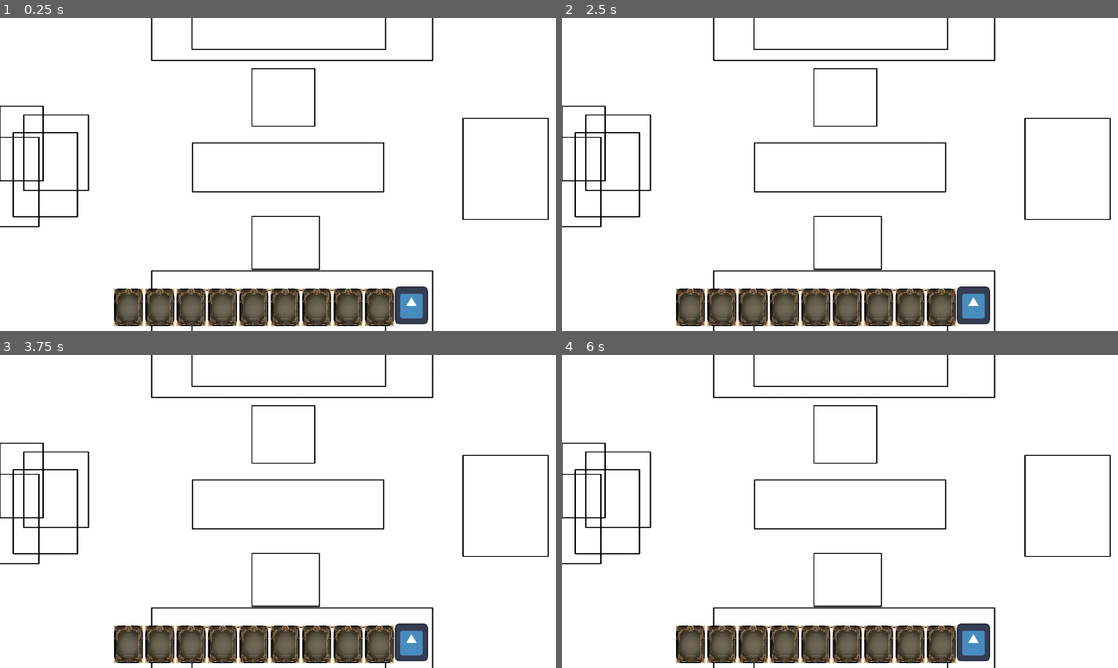
Above: before the commit, frames 1-4 (two rows, left to right).
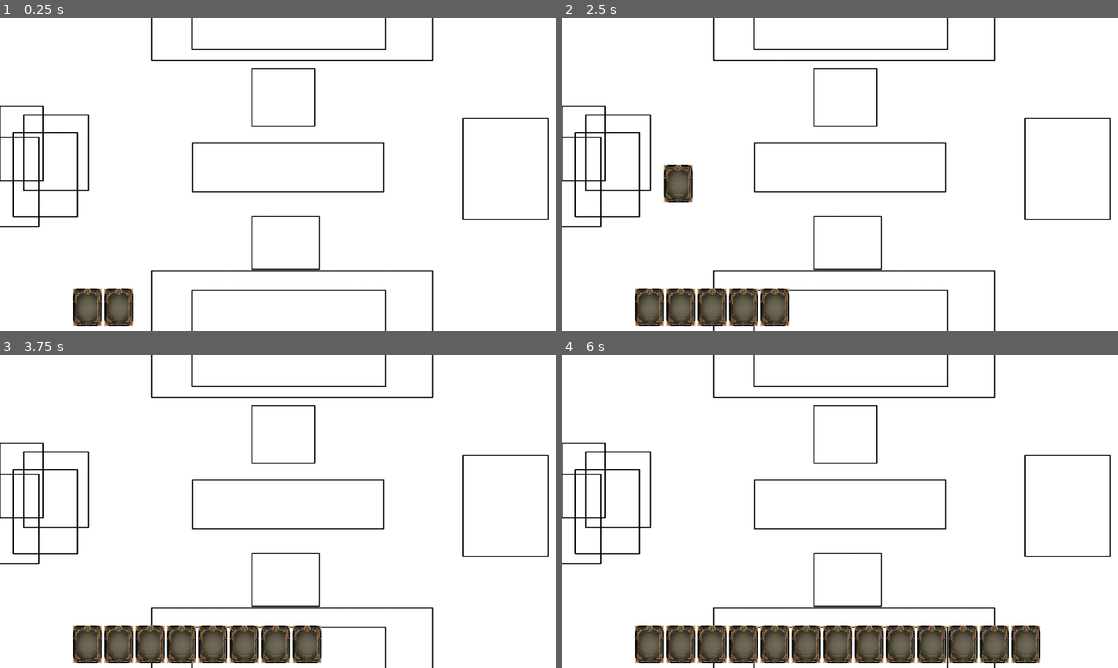
Above: after the commit, the same moments.

Repository: Egonef/ClaimOP
Game: Godot game, scene res://Escenas/Tablero.tscn
The game is run twice, just before and just after one commit, with the same random seed, the same clock (stepped at 60 frames per second) and the same inputs. Before the commit the project starts from res://Tablero.tscn. The engine's default icon, where the game draws it, is replaced by a stand-in: a white triangle on a blue panel in a dark square.
Inputs (mouse positions are in pixels of both pictures, inside the frame that each line leads up to):
- Up to frame 1 (0.25 s): no input
- Up to frame 2 (2.5 s): tap Enter at 0.5, 2 s; move the mouse to (962, 158) at 0.52 s; press the mouse at (962, 158) at 0.53 s; tap Space (Space, bound only after the commit) at 0.8, 1.25, 1.35, 2.3 s; move the mouse to (728, 190) at 1.27 s; release the mouse at (728, 190) at 1.28 s; click (728, 190) at 1.55 s; move the mouse to (895, 105) at 2.02 s; press the mouse at (895, 105) at 2.03 s
- Up to frame 3 (3.75 s): tap Space (Space, bound only after the commit) at 2.75, 2.85 s; move the mouse to (250, 574) at 2.77 s; release the mouse at (250, 574) at 2.78 s; click (250, 574) at 3.05 s; tap Enter at 3.5 s; move the mouse to (444, 558) at 3.52 s; press the mouse at (444, 558) at 3.53 s
- Up to frame 4 (6 s): tap Space (Space, bound only after the commit) at 3.8, 4.25, 4.35, 5.3, 5.85 s; move the mouse to (673, 464) at 4.27 s; release the mouse at (673, 464) at 4.28 s; click (673, 464) at 4.55 s; move the mouse to (867, 511) at 5.02 s; press the mouse at (867, 511) at 5.03 s; move the mouse to (756, 433) at 5.77 s; release the mouse at (756, 433) at 5.78 s

The runs differ from the first frame. In frame 1, 7.0% of the frame differs, in the area x 13-77%, y 85-99%; in frame 2, 7.2%, in the area x 13-77%, y 46-99%; in frame 3, 6.1%; in frame 4, 6.9%.

Commit message:
VAMOOOOOOOO SI LE DAS AL ESPACIO ROBAS CARTA

Diff:
--- /dev/null
+++ b/Escenas/Tablero.tscn
@@ -0,0 +1,22 @@
+[gd_scene load_steps=5 format=3 uid="uid://s2lvrudyiweo"]
+
+[ext_resource type="Texture2D" uid="uid://dyxmyxyu1u80" path="res://Assets tablero/Tableroboceto.png" id="1_1vuxg"]
+[ext_resource type="Script" path="res://Scripts/crearCartasAMano.gd" id="1_q3mt7"]
+[ext_resource type="PackedScene" uid="uid://r1u135485j7q" path="res://Escenas/zona_mano.tscn" id="2_hqu3n"]
+[ext_resource type="PackedScene" uid="uid://bvqglyljf5v1" path="res://Escenas/carta.tscn" id="3_ta58p"]
+
+[node name="Tablero" type="Node2D"]
+script = ExtResource("1_q3mt7")
+
+[node name="ZonaMano" parent="." instance=ExtResource("2_hqu3n")]
+position = Vector2(181, 589)
+
+[node name="dibujotablero" type="Sprite2D" parent="."]
+position = Vector2(576, 324)
+scale = Vector2(0.328392, 0.26129)
+texture = ExtResource("1_1vuxg")
+
+[node name="Carta" parent="." instance=ExtResource("3_ta58p")]
+
+[node name="Carta2" parent="." instance=ExtResource("3_ta58p")]
+position = Vector2(532, 311)
--- /dev/null
+++ b/Escenas/carta.tscn
@@ -0,0 +1,18 @@
+[gd_scene load_steps=4 format=3 uid="uid://bvqglyljf5v1"]
+
+[ext_resource type="Script" path="res://Scripts/mousedrag.gd" id="1_3u2sj"]
+[ext_resource type="Texture2D" uid="uid://4f4vw0nambbn" path="res://Assets cartas/artwork.png" id="2_qd2xg"]
+
+[sub_resource type="RectangleShape2D" id="RectangleShape2D_n12hp"]
+size = Vector2(60.5, 78.5)
+
+[node name="Carta" type="StaticBody2D"]
+position = Vector2(241, 343)
+script = ExtResource("1_3u2sj")
+
+[node name="CollisionShape2D" type="CollisionShape2D" parent="."]
+shape = SubResource("RectangleShape2D_n12hp")
+
+[node name="Sprite2D" type="Sprite2D" parent="."]
+scale = Vector2(0.094, 0.094)
+texture = ExtResource("2_qd2xg")
--- a/zona_mano.tscn
+++ b/Escenas/zona_mano.tscn
@@ -3,12 +3,12 @@
 [ext_resource type="Script" path="res://Scripts/handManager.gd" id="1_qs2jt"]
 
 [sub_resource type="RectangleShape2D" id="RectangleShape2D_r3ls2"]
-size = Vector2(586, 83)
+size = Vector2(744, 83)
 
 [node name="ZonaMano" type="Area2D"]
 position = Vector2(323, 594)
 script = ExtResource("1_qs2jt")
 
 [node name="CollisionShape2D" type="CollisionShape2D" parent="."]
-position = Vector2(286, 4)
+position = Vector2(365, 4)
 shape = SubResource("RectangleShape2D_r3ls2")
--- /dev/null
+++ b/Scripts/crearCartasAMano.gd
@@ -0,0 +1,13 @@
+extends Node2D
+
+var cartaIns = preload("res://Escenas/carta.tscn")
+# Called when the node enters the scene tree for the first time.
+func _ready():
+	pass
+
+
+# Called every frame. 'delta' is the elapsed time since the previous frame.
+func _process(delta):
+	if (Input.is_action_just_pressed("Space")):
+		print("Espacio pulsado")
+		add_child(cartaIns.instantiate())
--- a/Scripts/handManager.gd
+++ b/Scripts/handManager.gd
@@ -4,6 +4,8 @@
 var vectorPosiciones = []
 var possize = vectorPosiciones.size()
 var cont = 0
+
+
 
 func _ready():
 	GlobalSignals.locatespot.connect(on_locatespot)
@@ -16,15 +18,11 @@
 
 
 func on_locatespot():
-	print("Señal recibida")
 	possize = vectorPosiciones.size()
-	print(possize)
 	if (cont < possize):
 		if (cont == 0):
 			vectorPosiciones[cont].xposition = vectorPosiciones[cont].xposition
 			cont = cont + 1
 		else:
 			vectorPosiciones[cont].xposition = vectorPosiciones[cont-1].xposition + 65
-			print(vectorPosiciones[cont].xposition)
 			cont = cont + 1
-			print("Valor de cont: ",cont)
--- a/Scripts/mousedrag.gd
+++ b/Scripts/mousedrag.gd
@@ -13,8 +13,8 @@
 
 # Called when the node enters the scene tree for the first time.
 func _ready():
-	get_node("%ZonaMano").vectorPosiciones.append({"xposition": position.x,"ocupado": false,})
-	print("Hueco en el vector añadido")
+	print("Carta creada")
+	get_node("/root/Tablero/ZonaMano").vectorPosiciones.append({"xposition": get_node("/root/Tablero/ZonaMano").position.x,"ocupado": false,})
 	GlobalSignals.locatespot.emit()
 
 
@@ -24,19 +24,22 @@
 		xlock = false
 		if (get_local_mouse_position().x > -40 and get_local_mouse_position().x < 40 and get_local_mouse_position().y < 40 and get_local_mouse_position().y > -40):
 				position = get_global_mouse_position()
-				scale.x = 1.2
-				scale.y = 1.2
+				scale.x = 2
+				scale.y = 2
 	else:
 		xlock = true
 		position.y = ypos
 		scale.x = 1
 		scale.y = 1
+		if (get_local_mouse_position().x > -40 and get_local_mouse_position().x < 40 and get_local_mouse_position().y < 40 and get_local_mouse_position().y > -40):
+				scale.x = 1.5
+				scale.y = 1.5
+
 
 	if (xlock == true):
-		for n in get_node("%ZonaMano").possize:
-			if (position.x != get_node("%ZonaMano").vectorPosiciones[n].xposition and get_node("%ZonaMano").vectorPosiciones[n].ocupado == false and colocada == false):
-				myhandpos = get_node("%ZonaMano").vectorPosiciones[n].xposition
-				get_node("%ZonaMano").vectorPosiciones[n].ocupado = true
+		for n in get_node("/root/Tablero/ZonaMano").possize:
+			if (position.x != get_node("/root/Tablero/ZonaMano").vectorPosiciones[n].xposition and get_node("/root/Tablero/ZonaMano").vectorPosiciones[n].ocupado == false and colocada == false):
+				myhandpos = get_node("/root/Tablero/ZonaMano").vectorPosiciones[n].xposition
+				get_node("/root/Tablero/ZonaMano").vectorPosiciones[n].ocupado = true
 				colocada = true
-
 		position.x = myhandpos
--- a/Tablero.tscn
+++ /dev/null
@@ -1,132 +0,0 @@
-[gd_scene load_steps=7 format=3 uid="uid://s2lvrudyiweo"]
-
-[ext_resource type="Texture2D" uid="uid://dyxmyxyu1u80" path="res://Assets tablero/Tableroboceto.png" id="1_pv7lr"]
-[ext_resource type="Texture2D" uid="uid://4f4vw0nambbn" path="res://Assets cartas/artwork.png" id="2_cu1hy"]
-[ext_resource type="Script" path="res://Scripts/mousedrag.gd" id="2_dojjv"]
-[ext_resource type="Texture2D" uid="uid://ci3vvdy20m25n" path="res://icon.svg" id="4_hhoay"]
-[ext_resource type="PackedScene" uid="uid://r1u135485j7q" path="res://zona_mano.tscn" id="4_k5mrf"]
-
-[sub_resource type="RectangleShape2D" id="RectangleShape2D_n12hp"]
-size = Vector2(60.5, 78.5)
-
-[node name="Tablero" type="Node2D"]
-
-[node name="dibujotablero" type="Sprite2D" parent="."]
-position = Vector2(576, 324)
-scale = Vector2(0.328392, 0.26129)
-texture = ExtResource("1_pv7lr")
-
-[node name="ZonaMano" parent="." instance=ExtResource("4_k5mrf")]
-unique_name_in_owner = true
-position = Vector2(324, 594)
-
-[node name="Carta" type="StaticBody2D" parent="."]
-position = Vector2(266, 215)
-script = ExtResource("2_dojjv")
-
-[node name="CollisionShape2D" type="CollisionShape2D" parent="Carta"]
-shape = SubResource("RectangleShape2D_n12hp")
-
-[node name="Sprite2D" type="Sprite2D" parent="Carta"]
-scale = Vector2(0.094, 0.094)
-texture = ExtResource("2_cu1hy")
-
-[node name="Carta10" type="StaticBody2D" parent="."]
-position = Vector2(266, 215)
-script = ExtResource("2_dojjv")
-
-[node name="CollisionShape2D" type="CollisionShape2D" parent="Carta10"]
-shape = SubResource("RectangleShape2D_n12hp")
-
-[node name="Sprite2D" type="Sprite2D" parent="Carta10"]
-scale = Vector2(0.094, 0.094)
-texture = ExtResource("2_cu1hy")
-
-[node name="Carta9" type="StaticBody2D" parent="."]
-position = Vector2(266, 215)
-script = ExtResource("2_dojjv")
-
-[node name="CollisionShape2D" type="CollisionShape2D" parent="Carta9"]
-shape = SubResource("RectangleShape2D_n12hp")
-
-[node name="Sprite2D" type="Sprite2D" parent="Carta9"]
-scale = Vector2(0.094, 0.094)
-texture = ExtResource("2_cu1hy")
-
-[node name="Carta8" type="StaticBody2D" parent="."]
-position = Vector2(266, 215)
-script = ExtResource("2_dojjv")
-
-[node name="CollisionShape2D" type="CollisionShape2D" parent="Carta8"]
-shape = SubResource("RectangleShape2D_n12hp")
-
-[node name="Sprite2D" type="Sprite2D" parent="Carta8"]
-scale = Vector2(0.094, 0.094)
-texture = ExtResource("2_cu1hy")
-
-[node name="Carta7" type="StaticBody2D" parent="."]
-position = Vector2(266, 215)
-script = ExtResource("2_dojjv")
-
-[node name="CollisionShape2D" type="CollisionShape2D" parent="Carta7"]
-shape = SubResource("RectangleShape2D_n12hp")
-
-[node name="Sprite2D" type="Sprite2D" parent="Carta7"]
-scale = Vector2(0.094, 0.094)
-texture = ExtResource("2_cu1hy")
-
-[node name="Carta6" type="StaticBody2D" parent="."]
-position = Vector2(266, 215)
-script = ExtResource("2_dojjv")
-
-[node name="CollisionShape2D" type="CollisionShape2D" parent="Carta6"]
-shape = SubResource("RectangleShape2D_n12hp")
-
-[node name="Sprite2D" type="Sprite2D" parent="Carta6"]
-scale = Vector2(0.094, 0.094)
-texture = ExtResource("2_cu1hy")
-
-[node name="Carta5" type="StaticBody2D" parent="."]
-position = Vector2(266, 215)
-script = ExtResource("2_dojjv")
-
-[node name="CollisionShape2D" type="CollisionShape2D" parent="Carta5"]
-shape = SubResource("RectangleShape2D_n12hp")
-
-[node name="Sprite2D" type="Sprite2D" parent="Carta5"]
-scale = Vector2(0.094, 0.094)
-texture = ExtResource("2_cu1hy")
-
-[node name="Carta4" type="StaticBody2D" parent="."]
-position = Vector2(660, 265)
-script = ExtResource("2_dojjv")
-
-[node name="CollisionShape2D" type="CollisionShape2D" parent="Carta4"]
-shape = SubResource("RectangleShape2D_n12hp")
-
-[node name="Sprite2D" type="Sprite2D" parent="Carta4"]
-scale = Vector2(0.094, 0.094)
-texture = ExtResource("2_cu1hy")
-
-[node name="Carta3" type="StaticBody2D" parent="."]
-position = Vector2(910, 319)
-script = ExtResource("2_dojjv")
-
-[node name="CollisionShape2D" type="CollisionShape2D" parent="Carta3"]
-shape = SubResource("RectangleShape2D_n12hp")
-
-[node name="Sprite2D" type="Sprite2D" parent="Carta3"]
-scale = Vector2(0.094, 0.094)
-texture = ExtResource("2_cu1hy")
-
-[node name="Carta2" type="StaticBody2D" parent="."]
-position = Vector2(92, 401)
-script = ExtResource("2_dojjv")
-
-[node name="CollisionShape2D" type="CollisionShape2D" parent="Carta2"]
-shape = SubResource("RectangleShape2D_n12hp")
-
-[node name="Sprite2D" type="Sprite2D" parent="Carta2"]
-position = Vector2(1.49999, -4.00001)
-scale = Vector2(0.539062, 0.609375)
-texture = ExtResource("4_hhoay")
--- a/project.godot
+++ b/project.godot
@@ -11,13 +11,13 @@
 [application]
 
 config/name="Claim Op"
-run/main_scene="res://Tablero.tscn"
+run/main_scene="res://Escenas/Tablero.tscn"
 config/features=PackedStringArray("4.2", "Forward Plus")
 config/icon="res://icon.svg"
 
 [autoload]
 
-GlobalSignals="*res://global_signals.gd"
+GlobalSignals="*res://Scripts/global_signals.gd"
 
 [display]
 
@@ -30,6 +30,11 @@
 "events": [Object(InputEventMouseButton,"resource_local_to_scene":false,"resource_name":"","device":-1,"window_id":0,"a …(253 unchanged characters)…
 ]
 }
+Space={
+"deadzone": 0.5,
+"events": [Object(InputEventKey,"resource_local_to_scene":false,"resource_name":"","device":0,"window_id":0,"alt_pressed":false,"shift_pressed":false,"ctrl_pressed":false,"meta_pressed":false,"pressed":false,"keycode":0,"physical_keycode":32,"key_label":0,"unicode":0,"echo":false,"script":null)
+]
+}
 
 [rendering]
 
Renamed: global_signals.gd -> Scripts/global_signals.gd
